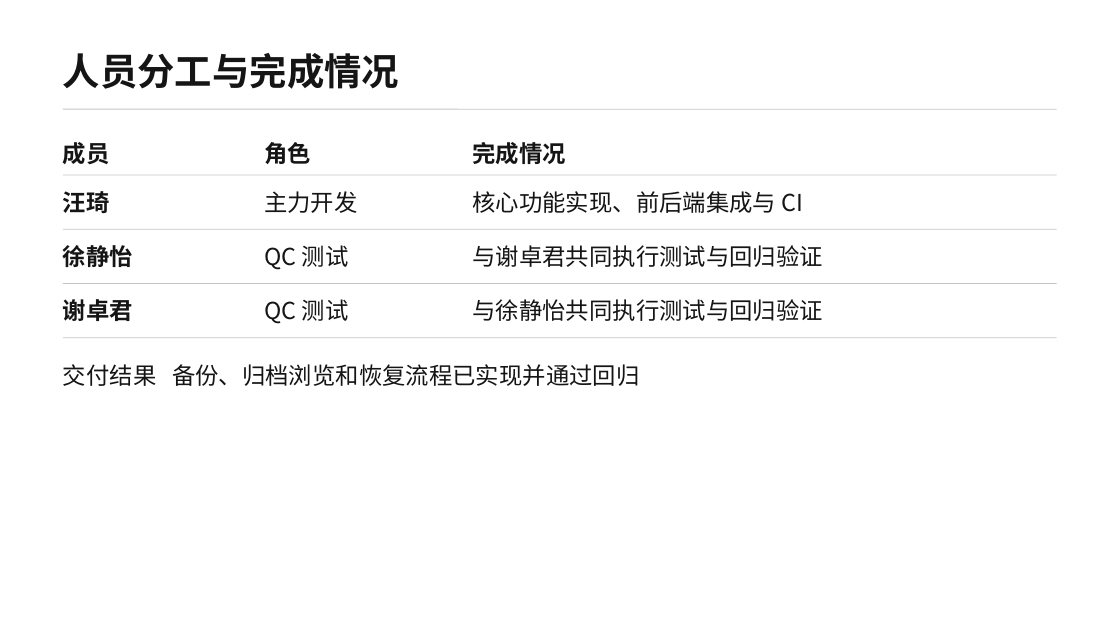
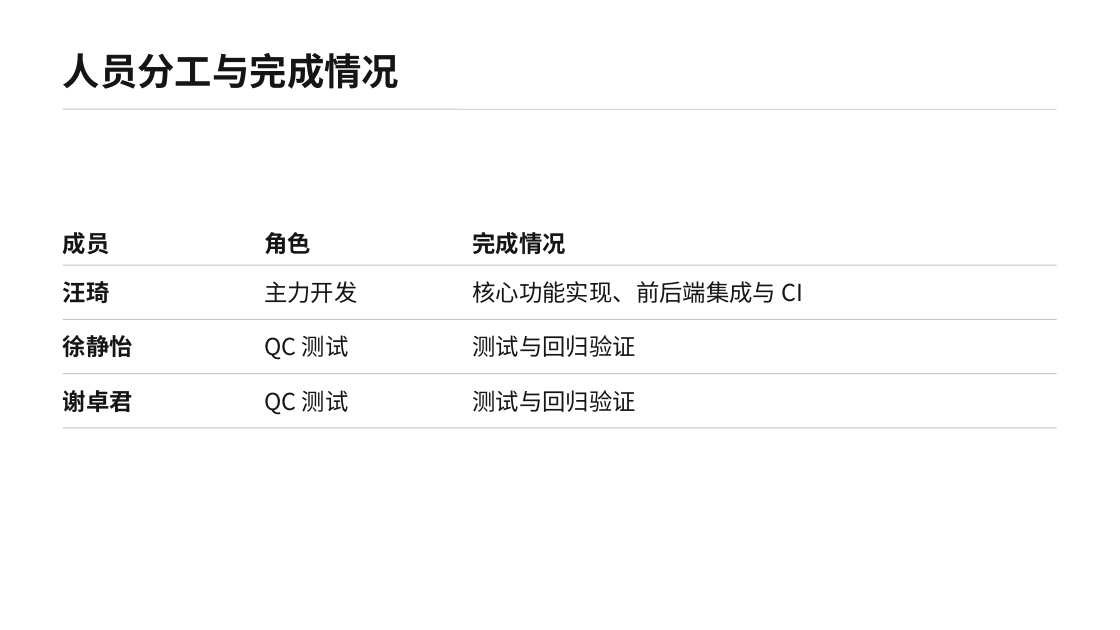
Before and after one commit to qi7876/software-development-exp, a slide deck: slide 7 of docs/report/report.pptx. Drawn at 1120x630 pixels with LibreOffice and Linux fonts; fonts in the diff are those of the drawing. Boxes give left, top, right and bottom in pixels: in the first picture for what was removed or moved away, otherwise in the second. Text is boxed around its words. In the diff, an @@ line names an element or a change of style, - is before the commit and + after.

```diff
--- a/docs/report/report.pptx
+++ b/docs/report/report.pptx
@@ 10 texts, 4 lines: place and size @@
-10 texts, 4 lines at (63, 142, 1057, 338)
+10 texts, 4 lines at (63, 232, 1057, 428)
@@ text at (472, 335, 636, 357): text changed @@
-与谢卓君共同执行测试与回归验证
+测试与回归验证
@@ text removed at (63, 364, 639, 386) @@
-交付结果 备份、归档浏览和恢复流程已实现并通过回归
@@ text at (472, 390, 636, 412): text changed @@
-与徐静怡共同执行测试与回归验证
+测试与回归验证
```
Also in this commit, not shown: 6 other slides changed.
